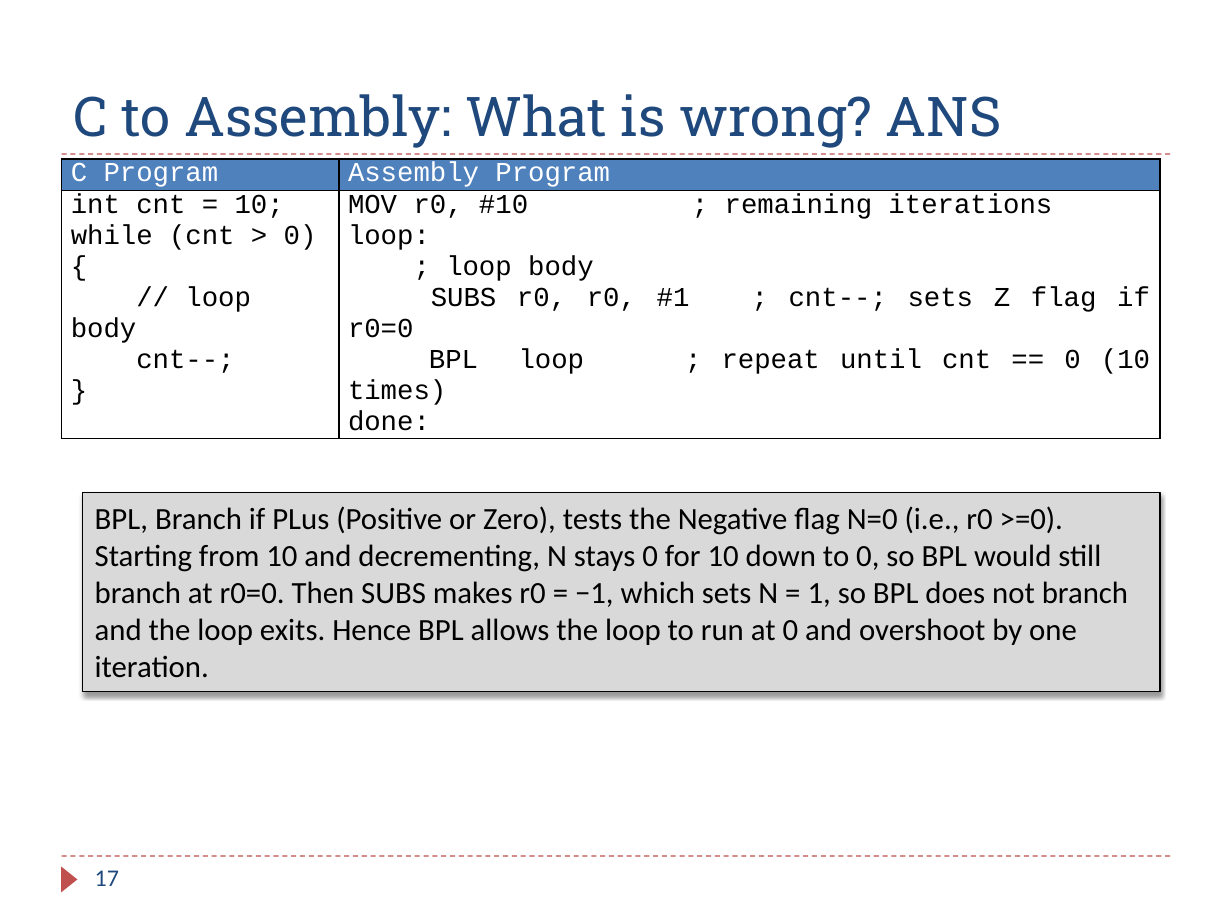
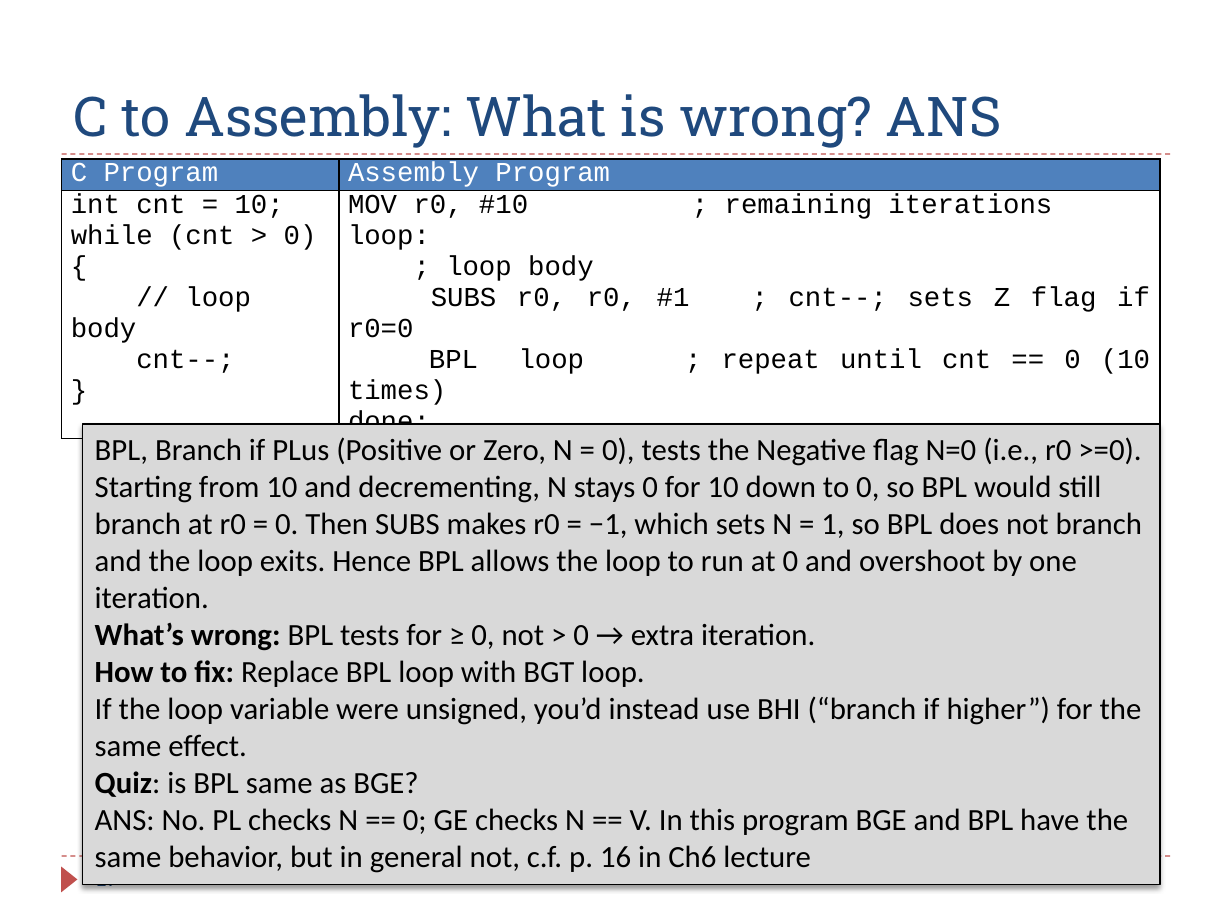
Before and after one commit to guhofstra/CSC111Fa25, a slide deck: slide 17 of PPTs/Ch6_ARM_Control_Flow_Exercises_ANS.pptx. Drawn at 1232x924 pixels with LibreOffice and Linux fonts; fonts in the diff are those of the drawing. Boxes give left, top, right and bottom in pixels: in the first picture for what was removed or moved away, otherwise in the second. Text is boxed around its words. In the diff, an @@ line names an element or a change of style, - is before the commit and + after.

```diff
--- a/PPTs/Ch6_ARM_Control_Flow_Exercises_ANS.pptx
+++ b/PPTs/Ch6_ARM_Control_Flow_Exercises_ANS.pptx
@@ rectangle "BPL, Branch if PLus (Positive ...": place and size @@
-rectangle "BPL, Branch if PLus (Positive ..." at (83,493,1161,692)
+rectangle "BPL, Branch if PLus (Positive ..." at (83,424,1161,885)
@@ text in rectangle at (95,437,1142,873): text changed @@
-BPL, Branch if PLus (Positive or Zero), tests the Negative flag N=0 (i.e., r0 >=0). Starting from 10 and decrementing, N stays 0 for 10 down to 0, so BPL would still branch at r0=0. Then SUBS makes r0 = −1, which sets N = 1, so BPL does not branch and the loop exits. Hence BPL allows the loop to run at 0 and overshoot by one iteration.
+BPL, Branch if PLus (Positive or Zero, N = 0), tests the Negative flag N=0 (i.e., r0 >=0). Starting from 10 and decrementing, N stays 0 for 10 down to 0, so BPL would still branch at r0 = 0. Then SUBS makes r0 = −1, which sets N = 1, so BPL does not branch and the loop exits. Hence BPL allows the loop to run at 0 and overshoot by one iteration.
+What’s wrong: BPL tests for ≥ 0, not > 0 → extra iteration.
+How to fix: Replace BPL loop with BGT loop.
+If the loop variable were unsigned, you’d instead use BHI (“branch if higher”) for the same effect.
+Quiz: is BPL same as BGE?
+ANS: No. PL checks N == 0; GE checks N == V. In this program BGE and BPL have the same behavior, but in general not, c.f. p. 16 in Ch6 lecture
```
Also in this commit, not shown: 9 other slides changed, 1 slide added, 4 other files.
